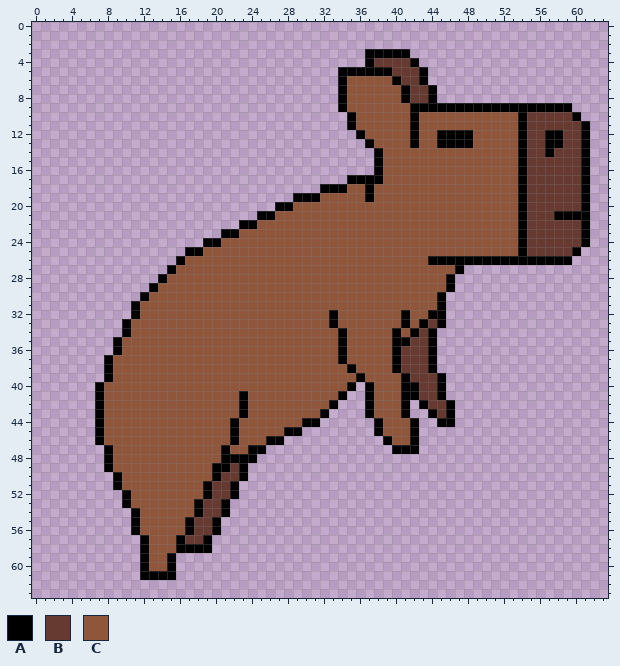
Pixel-art sprite -- Project Masbro/Assets/Sprites/Player/MasBro_Jump.png. Above, as it was before the edit.
The file is 64x64 pixels.
Palette (. is transparent): A #000000  B #663931  C #8f563b
Pixels before (only the part around the change), first column x 25:
 0 .......................
 1 .......................
 2 .......................
 3 ............AAAAA......
 4 ............ABBBBA.....
 5 .........AAAAAABBBA....
 6 .........ACCCCCABBA....
 7 .........ACCCCCCABBA...
 8 .........ACCCCCCABBA...
 9 .........ACCCCCCCAAAAAA
10 ..........ACCCCCCACCCCC
11 ..........ACCCCCCACCCCC
12 ...........ACCCCCACCAAA
13 ............ACCCCACCAAA
14 .............ACCCCCCCCC
15 .............ACCCCCCCCC
16 .............ACCCCCCCCC
17 ..........AAAACCCCCCCCC
18 .......AAACCACCCCCCCCCC
19 ....AAACCCCCACCCCCCCCCC
20 ..AACCCCCCCCCCCCCCCCCCC
21 AACCCCCCCCCCCCCCCCCCCCC
22 CCCCCCCCCCCCCCCCCCCCCCC
23 CCCCCCCCCCCCCCCCCCCCCCC
24 CCCCCCCCCCCCCCCCCCCCCCC
25 CCCCCCCCCCCCCCCCCCCCCCC
After the commit:
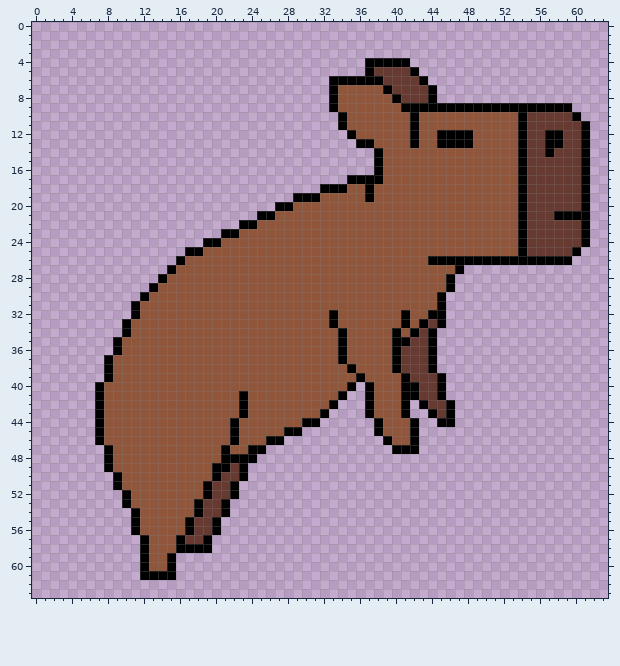
Edits made:
Colour A now appears in rows 6 to 9 at x 33; in rows 10 to 11 at x 34; in row 12 at x 35; in row 13 at x 36.
The author changed colour B to colour A in row 4 at x 38 to 41; in row 5 at x 42.
The author changed colour C to colour A in row 6 at x 35 to 38; in row 7 at x 39; in row 8 at x 40; in row 9 at x 41.
The author changed colour A to colour B in row 5 at x 38 to 39; in row 6 at x 40; in rows 7 to 8 at x 41.
The author changed colour C to colour B in row 6 at x 39; in row 7 at x 40.
The author changed colour A to colour C in rows 7 to 9 at x 34; in rows 10 to 11 at x 35; in row 12 at x 36.
The edit erases colour A in row 3 at x 37 to 41; in row 4 at x 42; in row 5 at x 34 to 36 and 43.
Changed places in both pictures, as pixel boxes (x1, y1, x2, y2):
changed: (329, 49, 428, 148)
